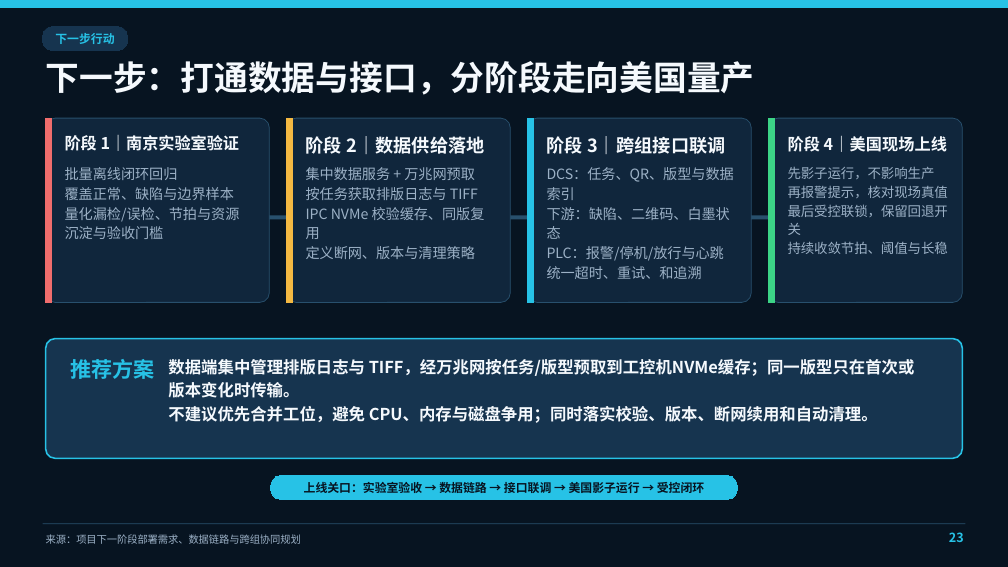
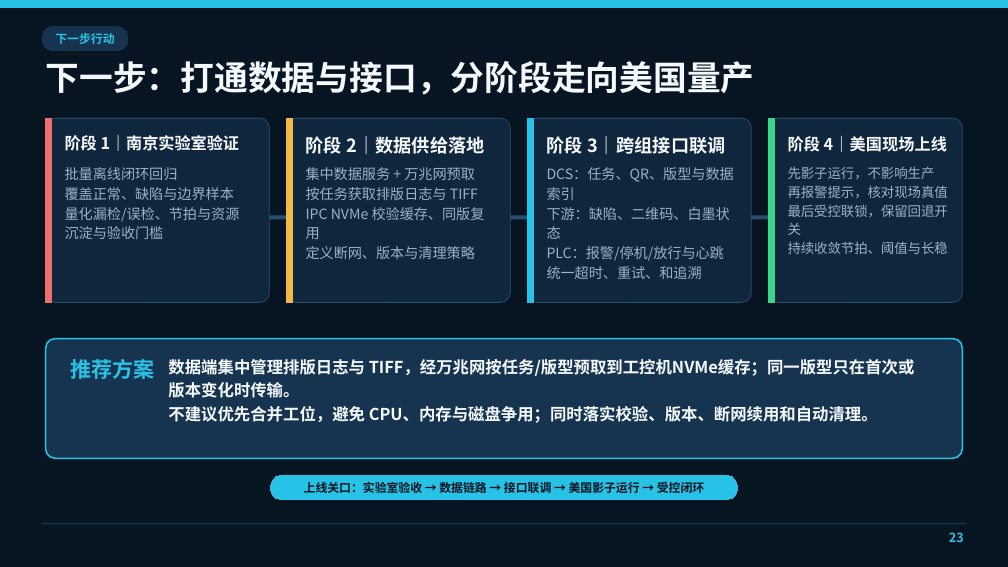
Before and after one commit to Kevin-ykg/CIS_WebInspector, a slide deck: slide 24 of outputs/CIS_WebInspector项目技术汇报.pptx. Drawn at 1008x567 pixels with LibreOffice and Linux fonts; fonts in the diff are those of the drawing. Boxes give left, top, right and bottom in pixels: in the first picture for what was removed or moved away, otherwise in the second. Text is boxed around its words. In the diff, an @@ line names an element or a change of style, - is before the commit and + after.

```diff
--- a/outputs/CIS_WebInspector项目技术汇报.pptx
+++ b/outputs/CIS_WebInspector项目技术汇报.pptx
@@ text removed at [46, 534, 301, 544] @@
-来源：项目下一阶段部署需求、数据链路与跨组协同规划
```
Also in this commit, not shown: 22 other slides changed, 10 other files.
